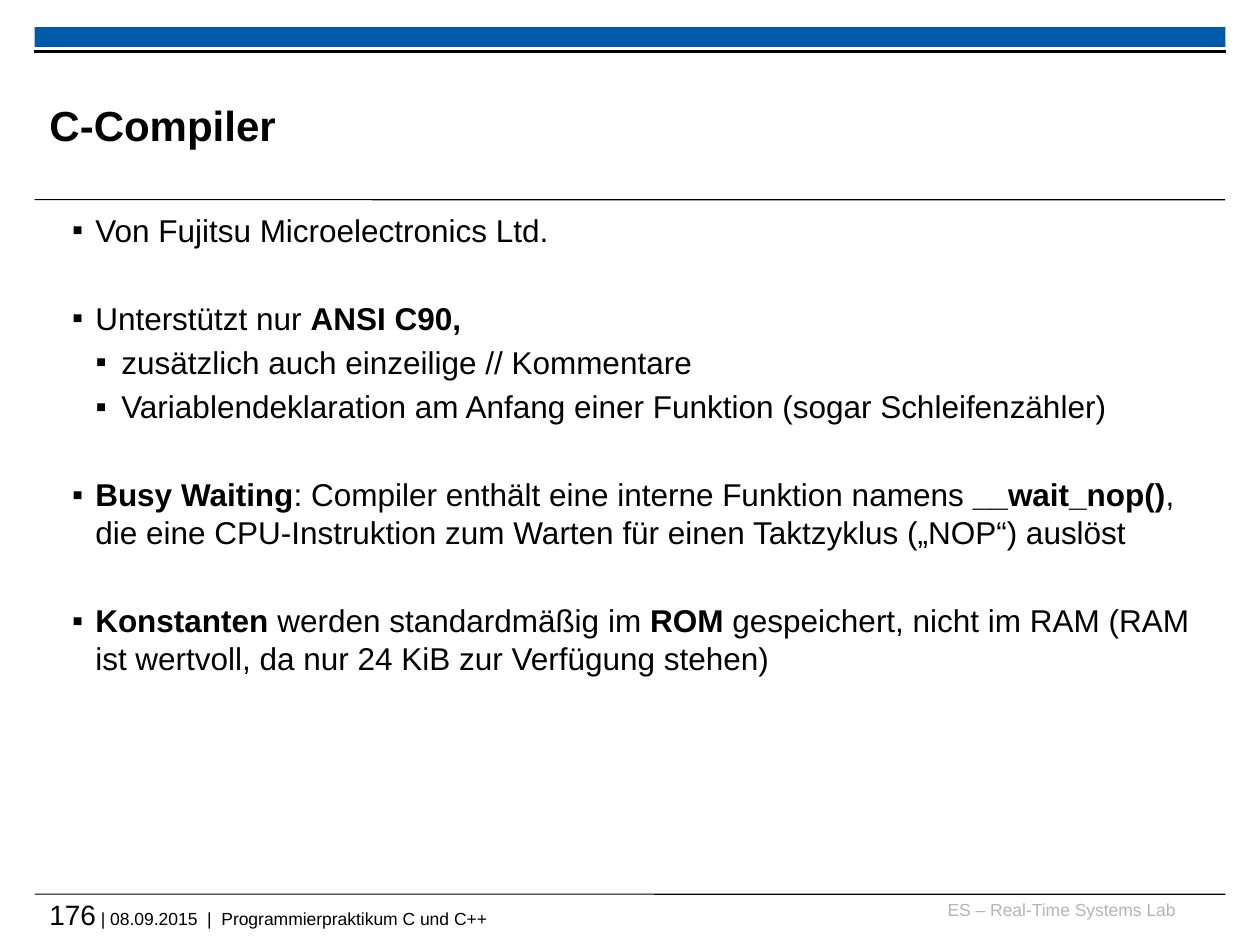
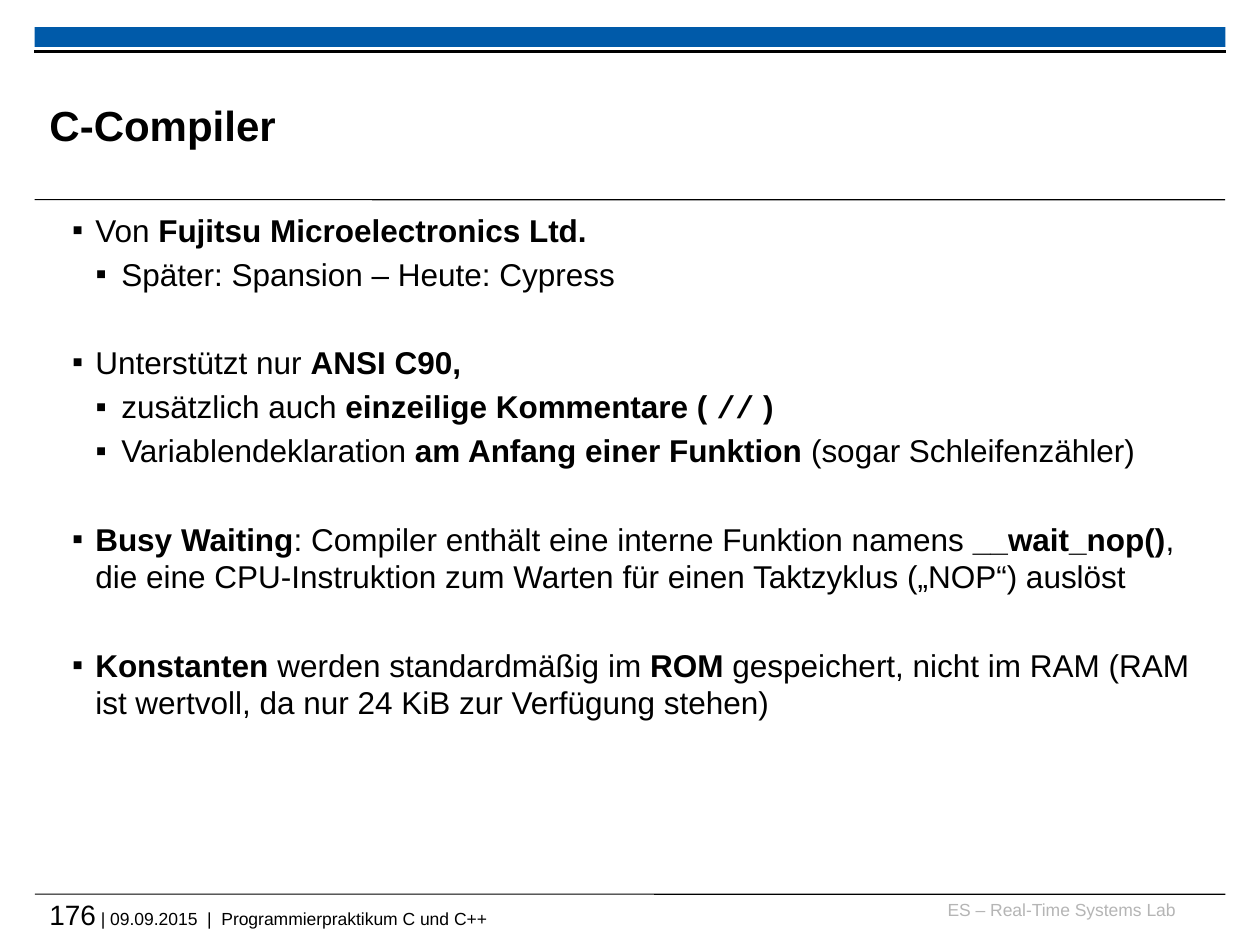
Before and after one commit to h82k/tud-cppp, a slide deck: slide 176 of cppp_lecture.pptx. Drawn at 1260x945 pixels with LibreOffice and Linux fonts; fonts in the diff are those of the drawing; background and template pictures are left out. Boxes give left, top, right and bottom in pixels: in the first picture for what was removed or moved away, otherwise in the second. Text is boxed around its words. In the diff, an @@ line names an element or a change of style, - is before the commit and + after.

```diff
--- a/cppp_lecture.pptx
+++ b/cppp_lecture.pptx
@@ text at box(95, 219, 1135, 468): bold on in "Fujitsu Microelectronics Ltd.", "am Anfang einer Funktion" @@
@@ text at box(121, 263, 614, 292): paragraph added @@
+    ▪ Später: Spansion – Heute: Cypress
@@ text at box(121, 395, 688, 424): text changed; bold on @@
-    ▪ zusätzlich auch einzeilige // Kommentare
+    ▪ zusätzlich auch einzeilige Kommentare ( // )
@@ text at box(49, 905, 487, 929): text changed @@
-176 | 08.09.2015 | Programmierpraktikum C und C++
+176 | 09.09.2015 | Programmierpraktikum C und C++
```
Also in this commit, not shown: 7 other slides changed, 1 other file.
